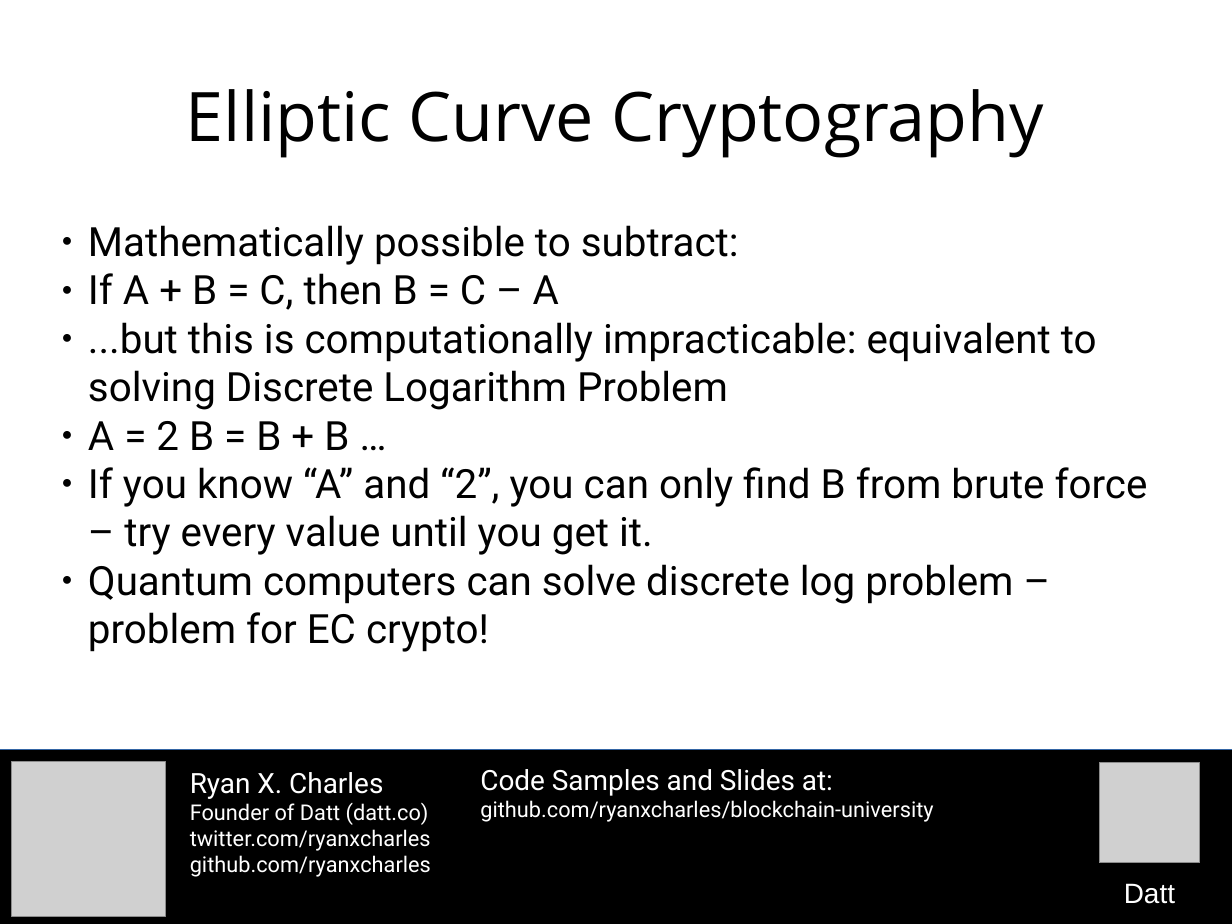
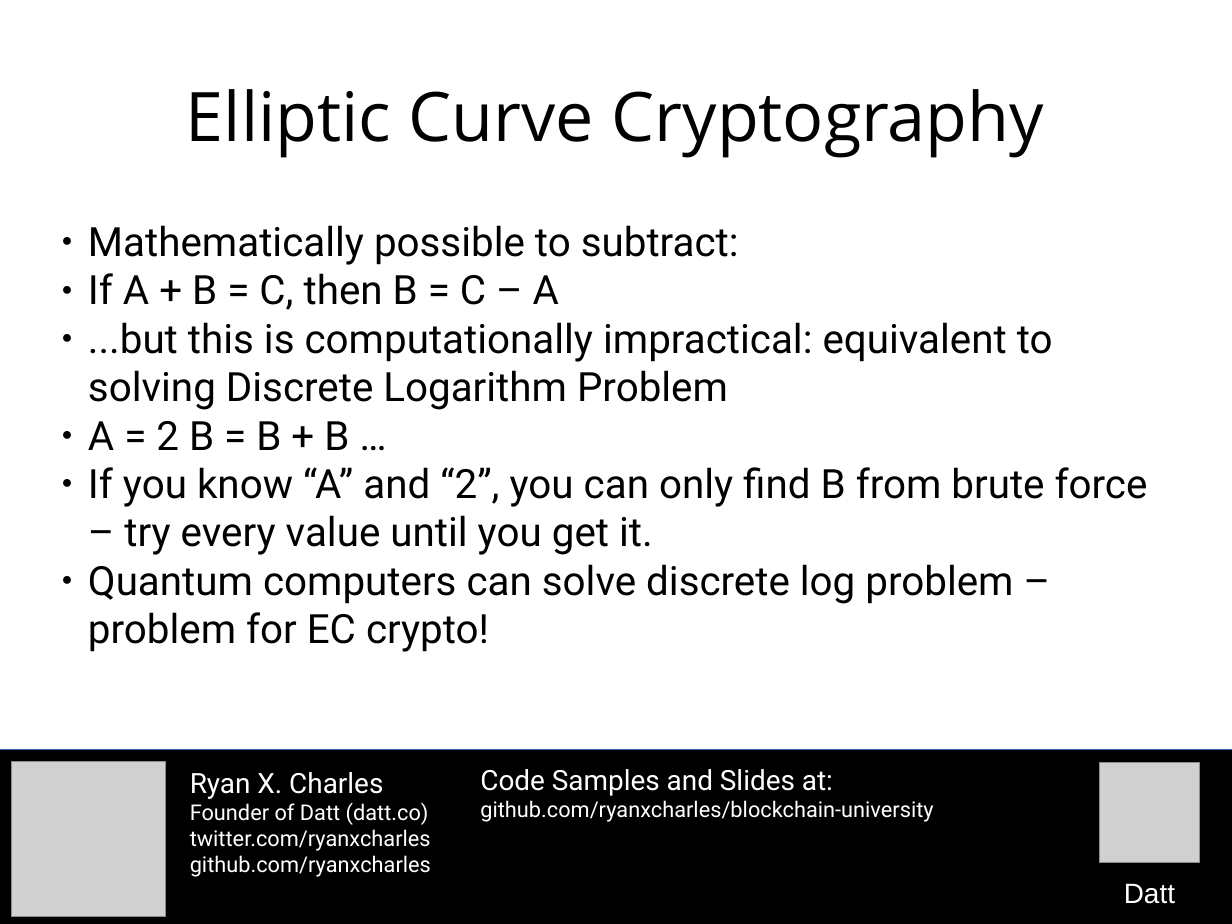
Before and after one commit to camelash/blockchain-university, a slide deck: slide 20 of slides/2015-10-26-bitcoin-cryptography.odp. Drawn at 1232x924 pixels with LibreOffice and Linux fonts; fonts in the diff are those of the drawing; grey boxes stand for pictures. Boxes give left, top, right and bottom in pixels: in the first picture for what was removed or moved away, otherwise in the second. Text is boxed around its words. In the diff, an @@ line names an element or a change of style, - is before the commit and + after.

```diff
--- a/slides/2015-10-26-bitcoin-cryptography.odp
+++ b/slides/2015-10-26-bitcoin-cryptography.odp
@@ subtitle at (x1=88, y1=322, x2=1053, y2=410): text changed @@
-● ...but this is computationally impracticable: equivalent to solving Discrete Logarithm Problem
+● ...but this is computationally impractical: equivalent to solving Discrete Logarithm Problem
```
Also in this commit, not shown: 2 other slides changed, 1 other file.
